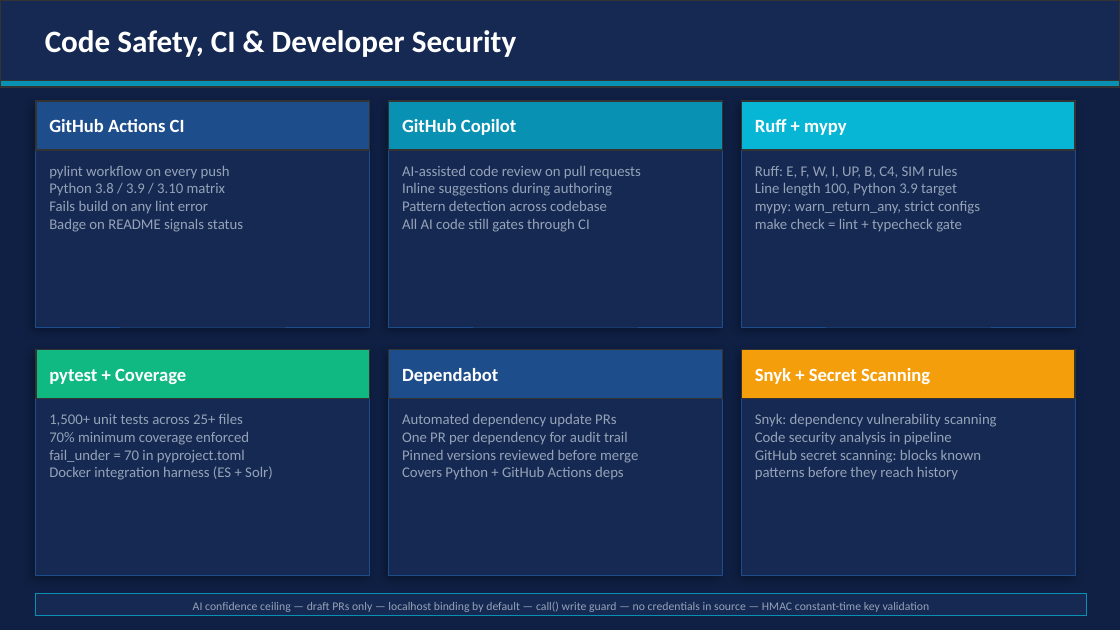
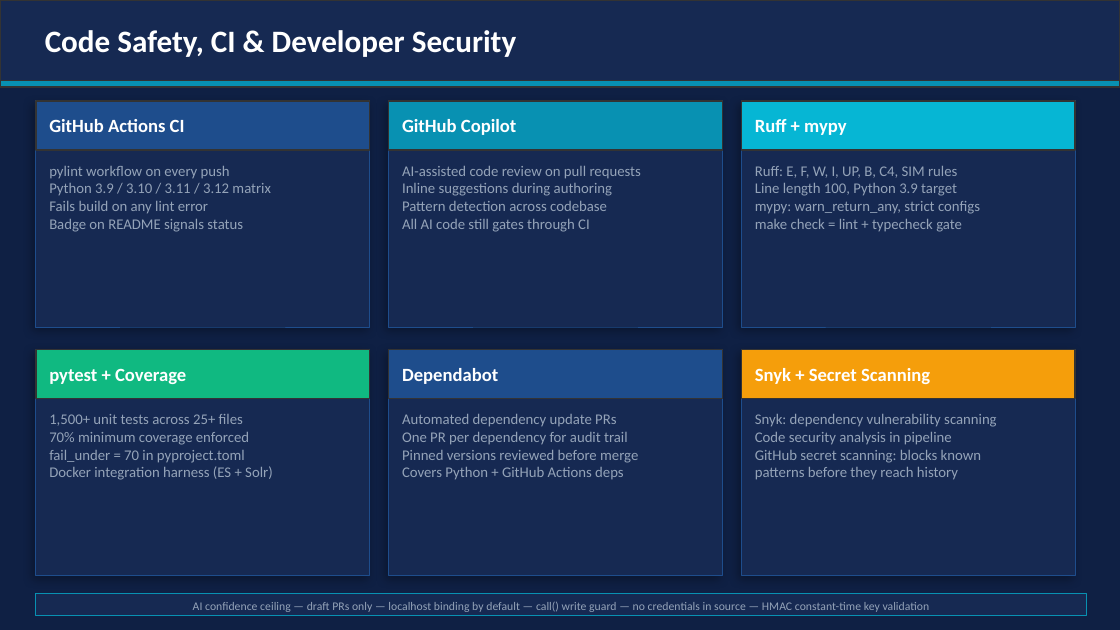
Before and after one commit to wrhalpin/GNAT, a slide deck: slide 23 of GNAT-Presentation.pptx. Drawn at 1120x630 pixels with LibreOffice and Linux fonts; fonts in the diff are those of the drawing. Boxes give left, top, right and bottom in pixels: in the first picture for what was removed or moved away, otherwise in the second. Text is boxed around its words. In the diff, an @@ line names an element or a change of style, - is before the commit and + after.

```diff
--- a/GNAT-Presentation.pptx
+++ b/GNAT-Presentation.pptx
@@ text at (49, 183, 271, 195): text changed @@
-Python 3.8 / 3.9 / 3.10 matrix
+Python 3.9 / 3.10 / 3.11 / 3.12 matrix
```
Also in this commit, not shown: 8 other slides changed, 1 other file.
